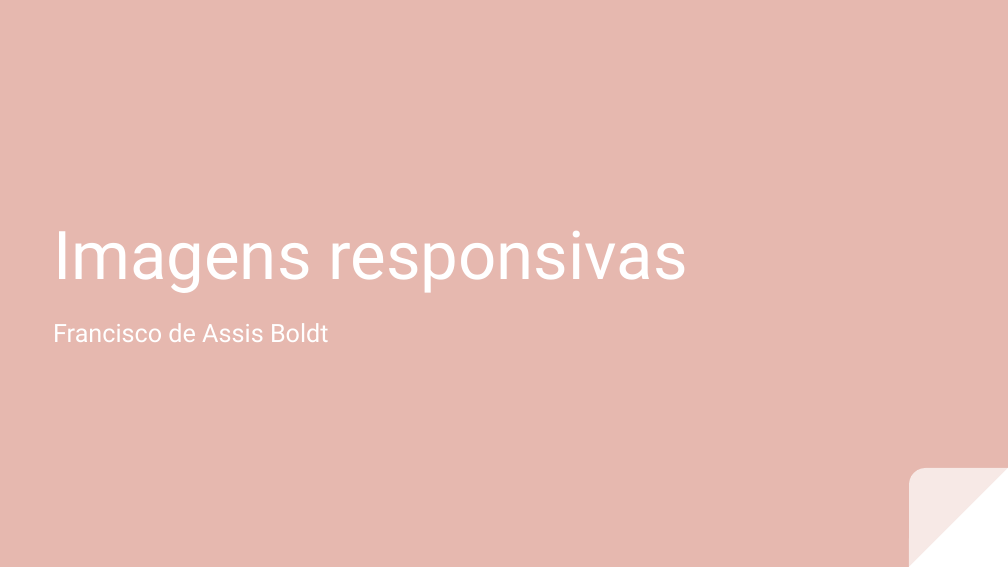
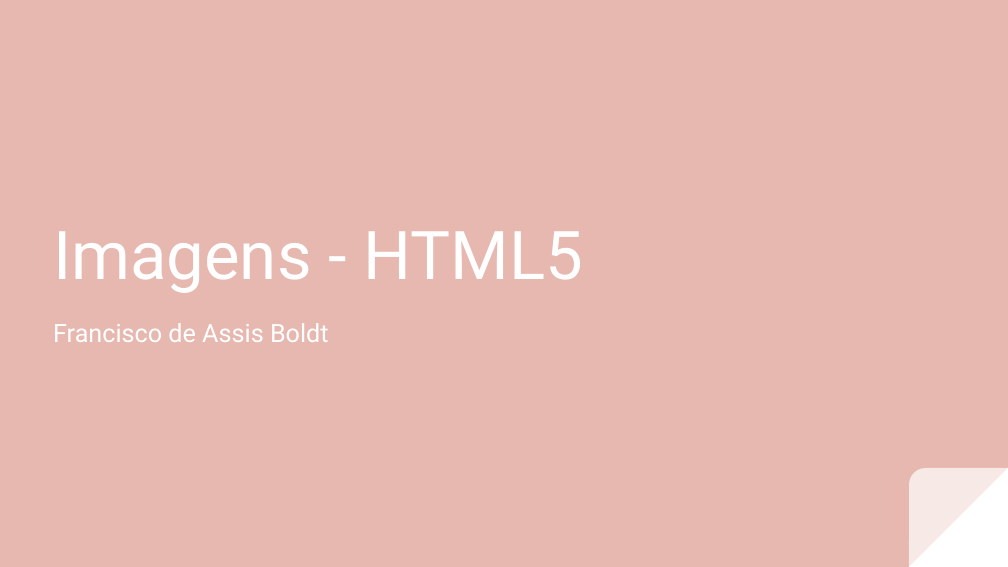
Before and after one commit to fboldt/aulasweb, a slide deck: slide 1 of slides/HTML - Imagens.odp. Drawn at 1008x567 pixels with LibreOffice and Linux fonts; fonts in the diff are those of the drawing. Boxes give left, top, right and bottom in pixels: in the first picture for what was removed or moved away, otherwise in the second. Text is boxed around its words. In the diff, an @@ line names an element or a change of style, - is before the commit and + after.

Commit message:
apresentação imagens HTML

```diff
--- a/slides/HTML - Imagens.odp
+++ b/slides/HTML - Imagens.odp
@@ title at (53,231,584,293): text changed @@
-Imagens responsivas
+Imagens - HTML5
```
